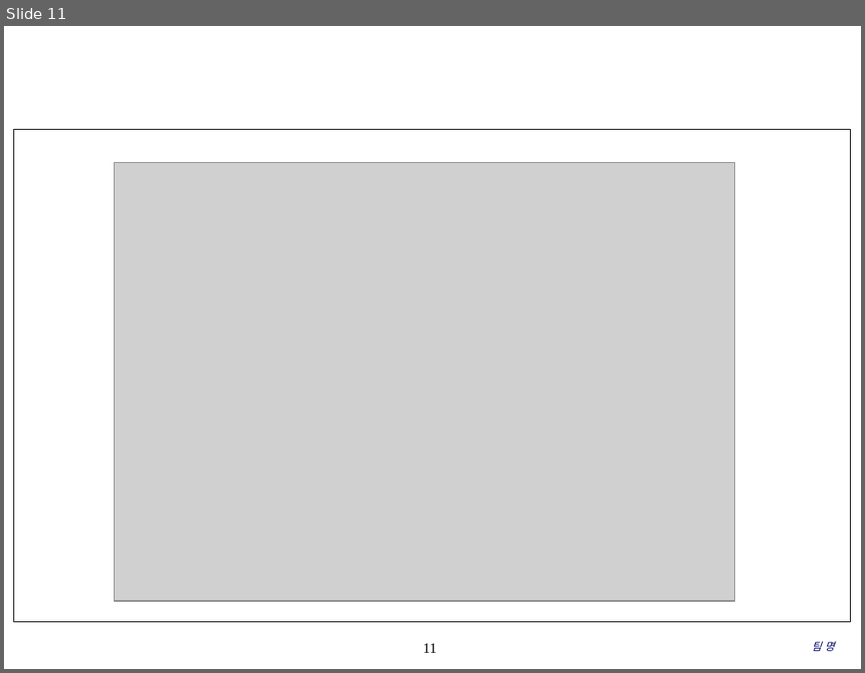
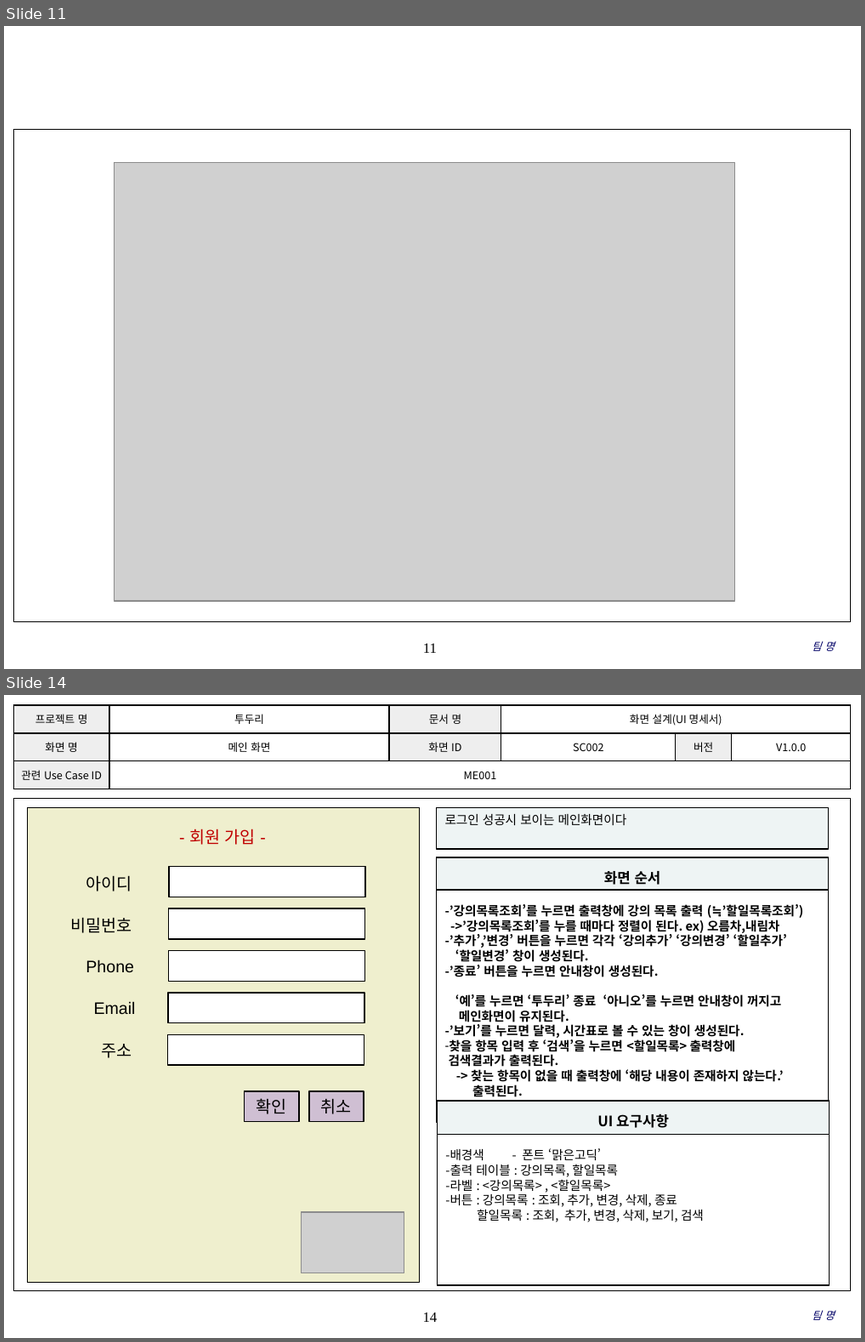
Before and after one commit to coskdms/SE2017_10_TenoutofTen, a slide deck: doc/3_ 설계서/UI Design Template.pptx. Shown one above the other, each under a label of ours: slide 11 before the commit, slides 11 and 14 after it; the slides between them are not shown. The pictures are 865x673 and 865x1342 pixels, drawn with LibreOffice and Linux fonts; fonts in the diff are those of the drawing; grey boxes stand for pictures; background and template pictures are left out. Boxes give left, top, right and bottom in pixels: in the first picture for what was removed or moved away, otherwise in the second. Text is boxed around its words. In the diff, an @@ line names an element or a change of style, - is before the commit and + after.

Commit message:
#856 새기능 신규 보통 2017.05.17 UI 디자인 설계서를 작성하였습니다. 이미지는 최종적으로 제작하여 삽입할 예정입니다.

```diff
--- a/doc/3_ 설계서/UI Design Template.pptx
+++ b/doc/3_ 설계서/UI Design Template.pptx
@@ slide 14 added at (4,695,861,1338), background #FFFFFF; not listed: 2 template elements that a slide beside it also shows @@
@@ table added at (13,705,850,789), 3 rows, 6 columns @@
+프로젝트 명 | 투두리 | 문서 명 | 화면 설계(UI 명세서) |  | 
+화면 명 | 메인 화면 | 화면 ID | SC002 | 버전 | V1.0.0
+관련 Use Case ID | ME001 |  |  |  | 
@@ rectangle added at (437,807,829,848), fill #EEF4F4, outline #000000 1 pt, 10.5 pt, text #000000 @@
+로그인 성공시 보이는 메인화면이다
@@ rectangle added at (437,857,829,890), fill #EEF4F4, outline #000000 1 pt, 12 pt, text #000000, bold @@
+화면 순서
@@ rectangle added at (437,890,829,1122), fill #FFFFFF, outline #000000 1 pt, 10.5 pt, text #000000, bold @@
+-’강의목록조회’를 누르면 출력창에 강의 목록 출력 (≒’할일목록조회’)
+->’강의목록조회’를 누를 때마다 정렬이 된다. ex) 오름차,내림차
+-’추가’,’변경’ 버튼을 누르면 각각 ‘강의추가’ ‘강의변경’ ‘할일추가’
+‘할일변경’ 창이 생성된다.
+-’종료’ 버튼을 누르면 안내창이 생성된다.
+‘예’를 누르면 ‘투두리’ 종료 ‘아니오’를 누르면 안내창이 꺼지고
+메인화면이 유지된다.
+-’보기’를 누르면 달력, 시간표로 볼 수 있는 창이 생성된다.
+– 찾을 항목 입력 후 ‘검색’을 누르면 <할일목록> 출력창에
+검색결과가 출력된다.
+-> 찾는 항목이 없을 때 출력창에 ‘해당 내용이 존재하지 않는다.’
+출력된다.
@@ rectangle added at (438,1100,830,1134), fill #EEF4F4, outline #000000 1 pt, 12 pt, text #000000, bold @@
+UI 요구사항
@@ rectangle added at (438,1134,830,1285), fill #FFFFFF, outline #000000 1 pt, 10.5 pt, text #000000 @@
+-배경색 - 폰트 ‘맑은고딕’
+-출력 테이블 : 강의목록, 할일목록
+-라벨 : <강의목록> , <할일목록>
+-버튼 : 강의목록 : 조회, 추가, 변경, 삭제, 종료
+할일목록 : 조회, 추가, 변경, 삭제, 보기, 검색
@@ group added at (27,808,420,1281): 8 rectangles, 6 texts, 1 picture @@
+확인
+- 회원 가입 -
+아이디
+비밀번호
+Phone
+Email
+주소
+취소
@@ text added at (812,1310,834,1320), 9 pt, text #000066, italic @@
+팀 명
```
Also in this commit, not shown: 1 slide changed, 13 other slides added.
